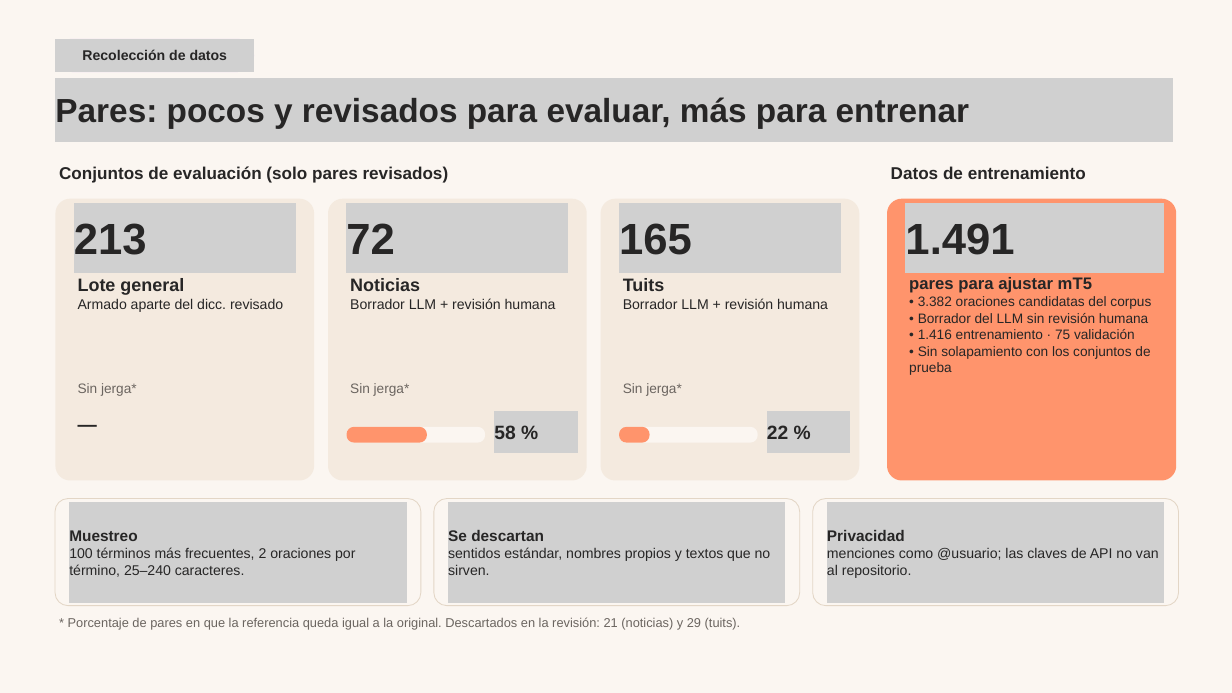
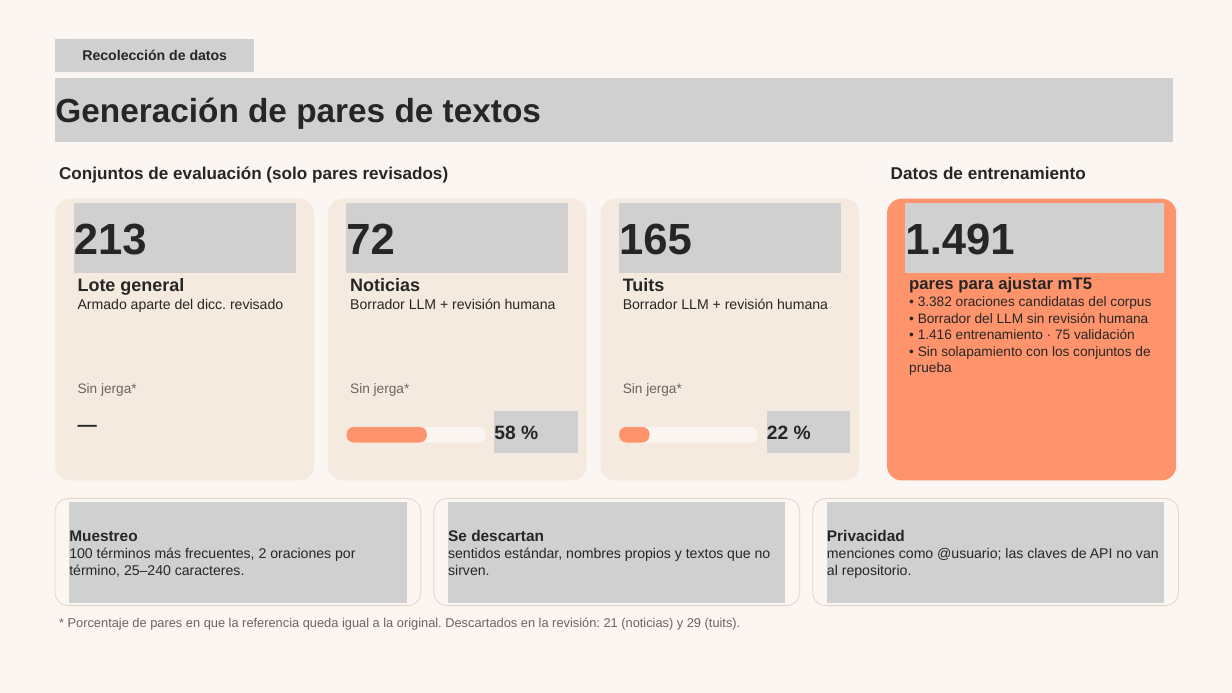
Before and after one commit to carlosiskindacool/proyecto-nlp, a slide deck: slide 6 of docs/avance_proyecto_revisado.pptx. Drawn at 1232x693 pixels with LibreOffice and Linux fonts; fonts in the diff are those of the drawing; grey boxes stand for pictures. Boxes give left, top, right and bottom in pixels: in the first picture for what was removed or moved away, otherwise in the second. Text is boxed around its words. In the diff, an @@ line names an element or a change of style, - is before the commit and + after.

```diff
--- a/docs/avance_proyecto_revisado.pptx
+++ b/docs/avance_proyecto_revisado.pptx
@@ text at box(55, 97, 541, 129): text changed @@
-Pares: pocos y revisados para evaluar, más para entrenar
+Generación de pares de textos
```
Also in this commit, not shown: 7 other slides changed.
